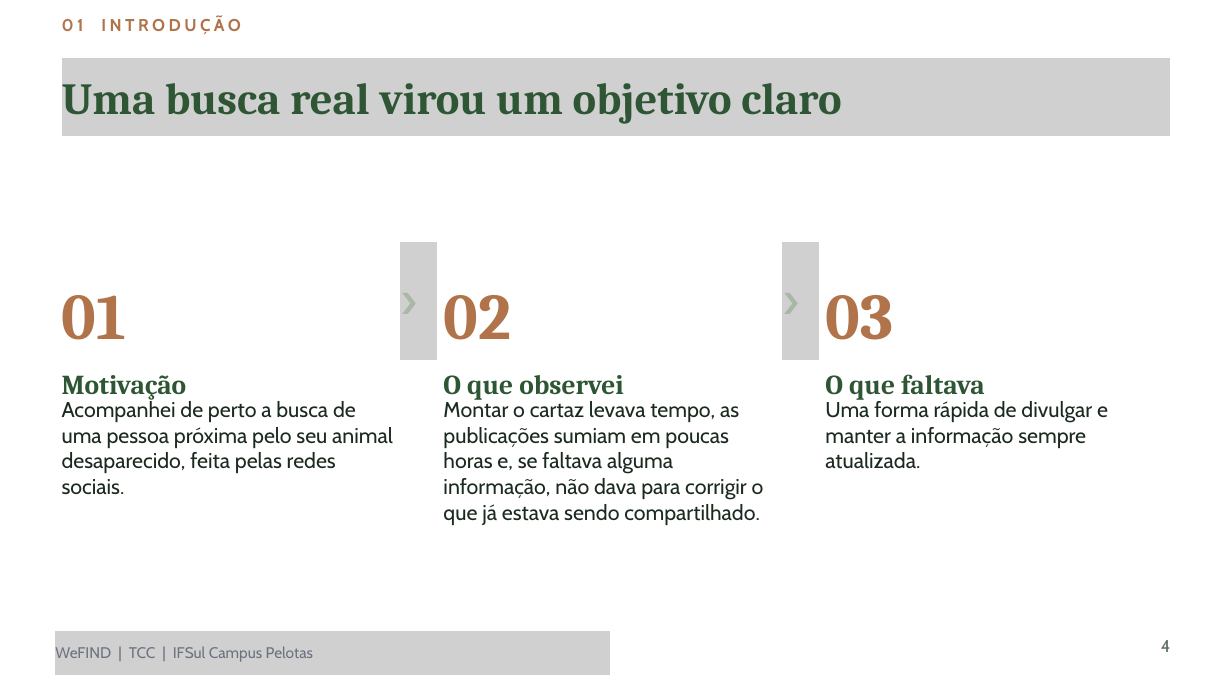
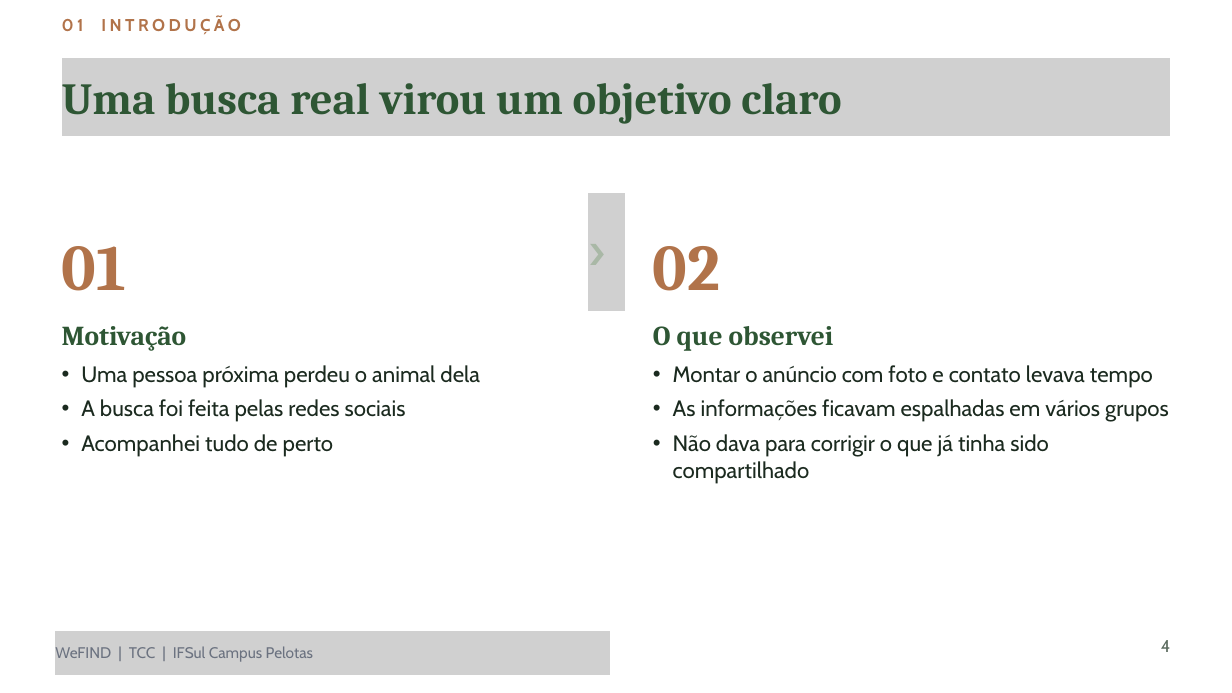
Before and after one commit to LuisHenriqueTSI/wefind, a slide deck: slide 4 of WEFIND - TCC/apresentacao_pptx/WeFIND - tcc_apresentacao_sem_testes.pptx. Drawn at 1232x693 pixels with LibreOffice and Linux fonts; fonts in the diff are those of the drawing; grey boxes stand for pictures. Boxes give left, top, right and bottom in pixels: in the first picture for what was removed or moved away, otherwise in the second. Text is boxed around its words. In the diff, an @@ line names an element or a change of style, - is before the commit and + after.

Commit message:
modificação na tela de registrar, para agilizar o processo.

```diff
--- a/WEFIND - TCC/apresentacao_pptx/WeFIND - tcc_apresentacao_sem_testes.pptx
+++ b/WEFIND - TCC/apresentacao_pptx/WeFIND - tcc_apresentacao_sem_testes.pptx
@@ 8 pictures, 1 text moved together from (x1=400, y1=236, x2=437, y2=360) to (x1=588, y1=187, x2=625, y2=311) @@
@@ text "01" moved from (x1=62, y1=295, x2=126, y2=340) to (x1=62, y1=246, x2=126, y2=291) @@
@@ text "02" moved from (x1=443, y1=295, x2=511, y2=340) to (x1=653, y1=246, x2=721, y2=291) @@
@@ text removed at (x1=782, y1=236, x2=819, y2=360) @@
-›
@@ picture removed at (x1=782, y1=267, x2=819, y2=360) @@
@@ picture removed at (x1=782, y1=261, x2=819, y2=360) @@
@@ picture removed at (x1=782, y1=255, x2=819, y2=360) @@
@@ picture removed at (x1=782, y1=249, x2=819, y2=360) @@
@@ picture removed at (x1=782, y1=242, x2=819, y2=360) @@
@@ picture removed at (x1=782, y1=286, x2=819, y2=360) @@
@@ picture removed at (x1=782, y1=280, x2=819, y2=360) @@
@@ picture removed at (x1=782, y1=274, x2=819, y2=360) @@
@@ text removed at (x1=825, y1=295, x2=893, y2=340) @@
-03
@@ text "Motivação" moved from (x1=62, y1=375, x2=187, y2=400) to (x1=62, y1=326, x2=187, y2=351) @@
@@ text "O que observei" moved from (x1=443, y1=375, x2=624, y2=400) to (x1=653, y1=326, x2=834, y2=351) @@
@@ text at (x1=81, y1=365, x2=480, y2=457): text changed; size 25 to 26 pt @@
-Acompanhei de perto a busca de uma pessoa próxima pelo seu animal desaparecido, feita pelas redes sociais.
+• Uma pessoa próxima perdeu o animal dela
+• A busca foi feita pelas redes sociais
+• Acompanhei tudo de perto
@@ text at (x1=673, y1=365, x2=1169, y2=484): text changed; size 25 to 26 pt @@
-Montar o cartaz levava tempo, as publicações sumiam em poucas horas e, se faltava alguma informação, não dava para corrigir o que já estava sendo compartilhado.
+• Montar o anúncio com foto e contato levava tempo
+• As informações ficavam espalhadas em vários grupos
+• Não dava para corrigir o que já tinha sido compartilhado
@@ text removed at (x1=825, y1=374, x2=985, y2=400) @@
-O que faltava
@@ text removed at (x1=825, y1=399, x2=1108, y2=469) @@
-Uma forma rápida de divulgar e manter a informação sempre atualizada.
```
Also in this commit, not shown: 2 other slides changed, 24 other files.
